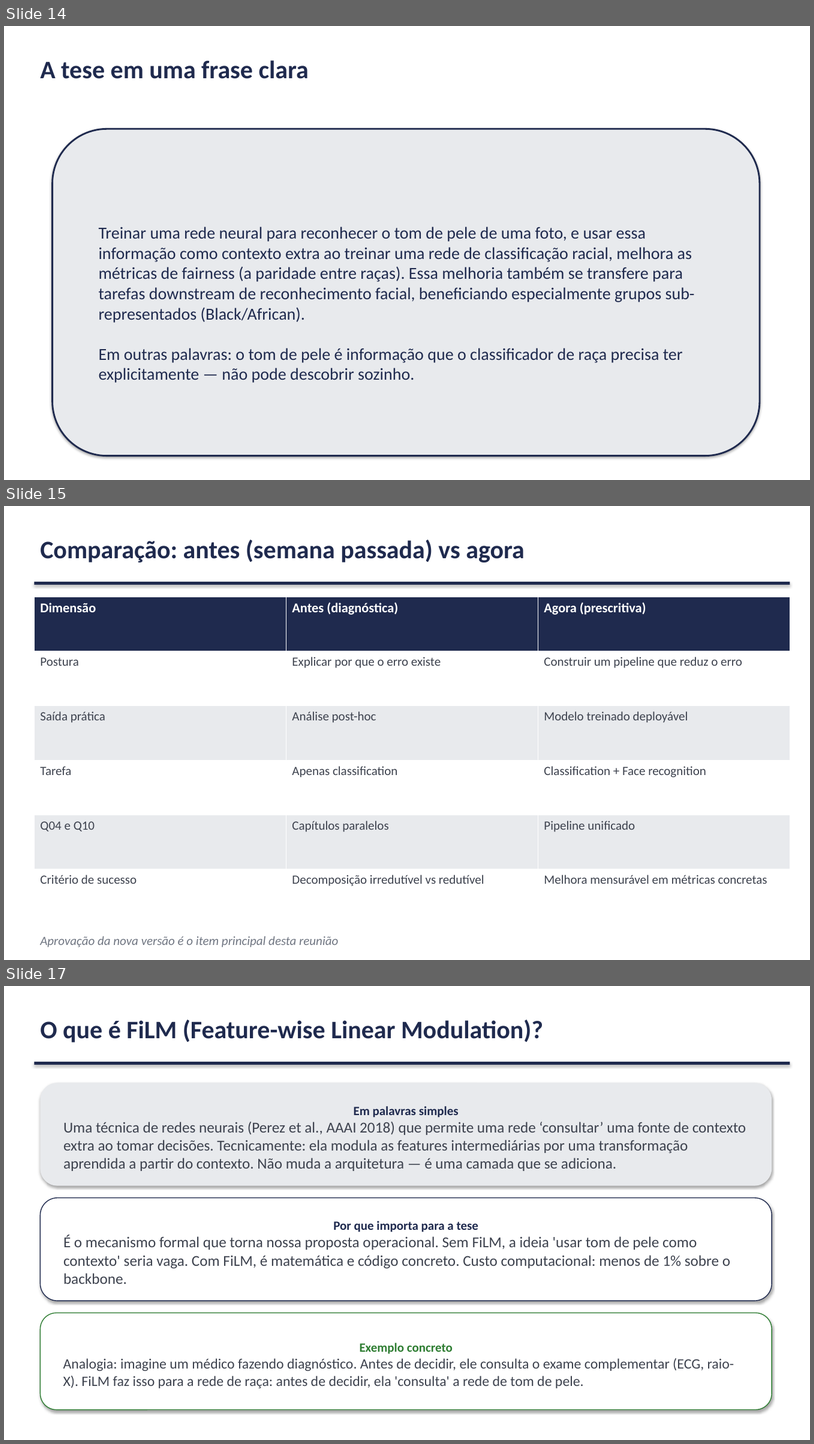
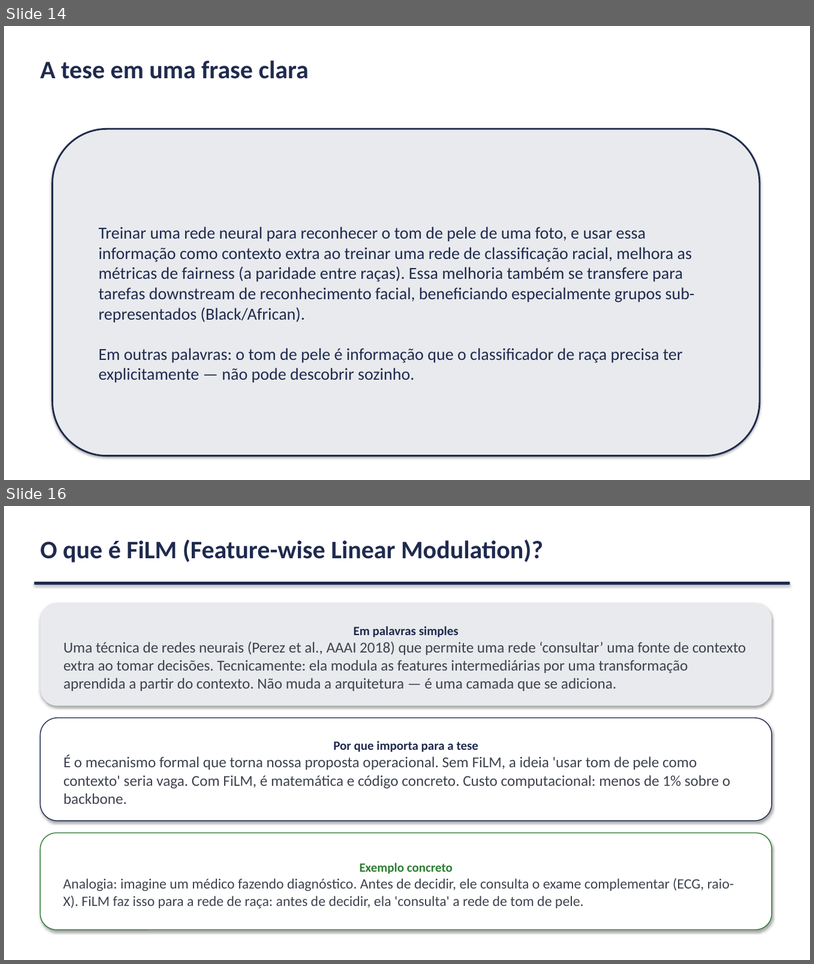
Before and after one commit to marcellozzetti/Facial-Recognition-Models-Mitigating-Bias, a slide deck: docs/ativo/material_reuniao_orientador_v3.2.1.pptx. Shown one above the other, each under a label of ours: slides 14, 15 and 17 before the commit, slides 14 and 16 after it; the slides between them are not shown. The pictures are 814x1444 and 814x964 pixels, drawn with LibreOffice and Linux fonts; fonts in the diff are those of the drawing. Boxes give left, top, right and bottom in pixels: in the first picture for what was removed or moved away, otherwise in the second. Text is boxed around its words. In the diff, an @@ line names an element or a change of style, - is before the commit and + after.

```diff
--- a/docs/ativo/material_reuniao_orientador_v3.2.1.pptx
+++ b/docs/ativo/material_reuniao_orientador_v3.2.1.pptx
@@ slide 15 removed at box(4, 506, 810, 960), background #FFFFFF @@
@@ text removed at box(40, 540, 524, 562) @@
-Comparação: antes (semana passada) vs agora
@@ rectangle removed at box(34, 582, 791, 585) @@
@@ table removed at box(34, 597, 791, 924), 6 rows, 3 columns @@
-Dimensão | Antes (diagnóstica) | Agora (prescritiva)
-Postura | Explicar por que o erro existe | Construir um pipeline que reduz o erro
-Saída prática | Análise post-hoc | Modelo treinado deployável
-Tarefa | Apenas classification | Classification + Face recognition
-Q04 e Q10 | Capítulos paralelos | Pipeline unificado
-Critério de sucesso | Decomposição irredutível vs redutível | Melhora mensurável em métricas concretas
@@ text removed at box(40, 936, 338, 947) @@
-Aprovação da nova versão é o item principal desta reunião
@@ what was slide 17 is now slide 16 @@
```
Also in this commit, not shown: 6 slides changed, 1 other file.
